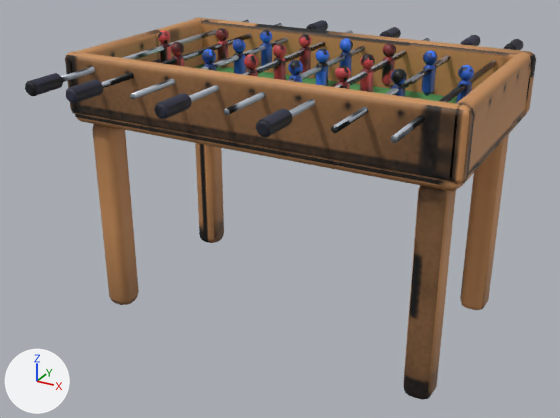
Renders of the glTF model client/public/models/foosball_table.glb from each side of a commit.
Both versions are drawn from a 50 mm lens placed at (1.086, -2.107, 1.403), pointed at (-0.04, -0.059, 0.379). Lighting does not change. The marker at lower left points along +X, +Y and +Z. The picture after the commit comes second. Vertices at exactly the same position are counted once.

Names of what the first picture shows: 'foosball_table'.
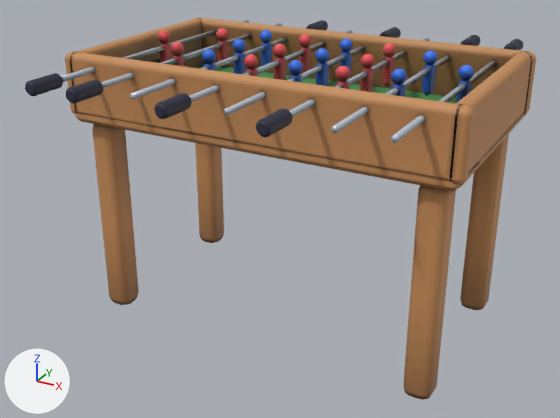
The change, as JSON lines over the scene's bpy script:
```json
{"block": "me_foosball_table", "where": "me_foosball_table.from_pydata(...)  # 2252 vertices, 4244 faces; spans x -0.635..0.635, y -0.62..0.62, z 0.0..0.907"}
{"block": "me_foosball_table", "where": "# used by ob_foosball_table; location = (0.0, 0.0, 0.0)"}
{"block": "me_foosball_table", "change": "me_foosball_table part 1: 4049 kept faces spanning x -0.635..0.635, y -0.62..0.62, z 0.0..0.907 get new texture (UV) coordinates"}
```

Boxes [x1, y1, x2, y2] around the edits, measured in the pictures (560 x 418 px):
```json
{"part": 1, "of": "me_foosball_table", "change": "surface changed", "before": [25, 18, 536, 399], "after": [25, 18, 536, 399]}
```
